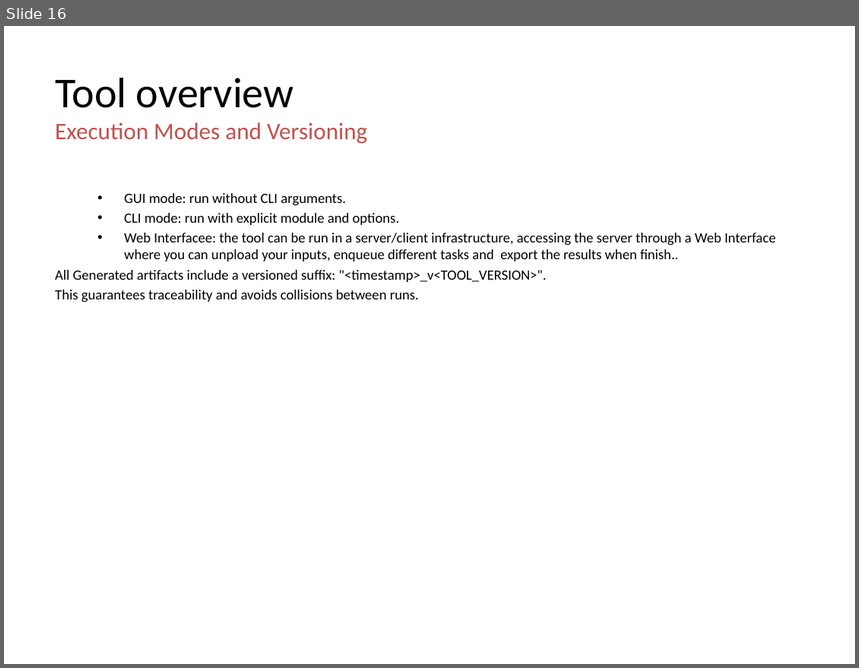
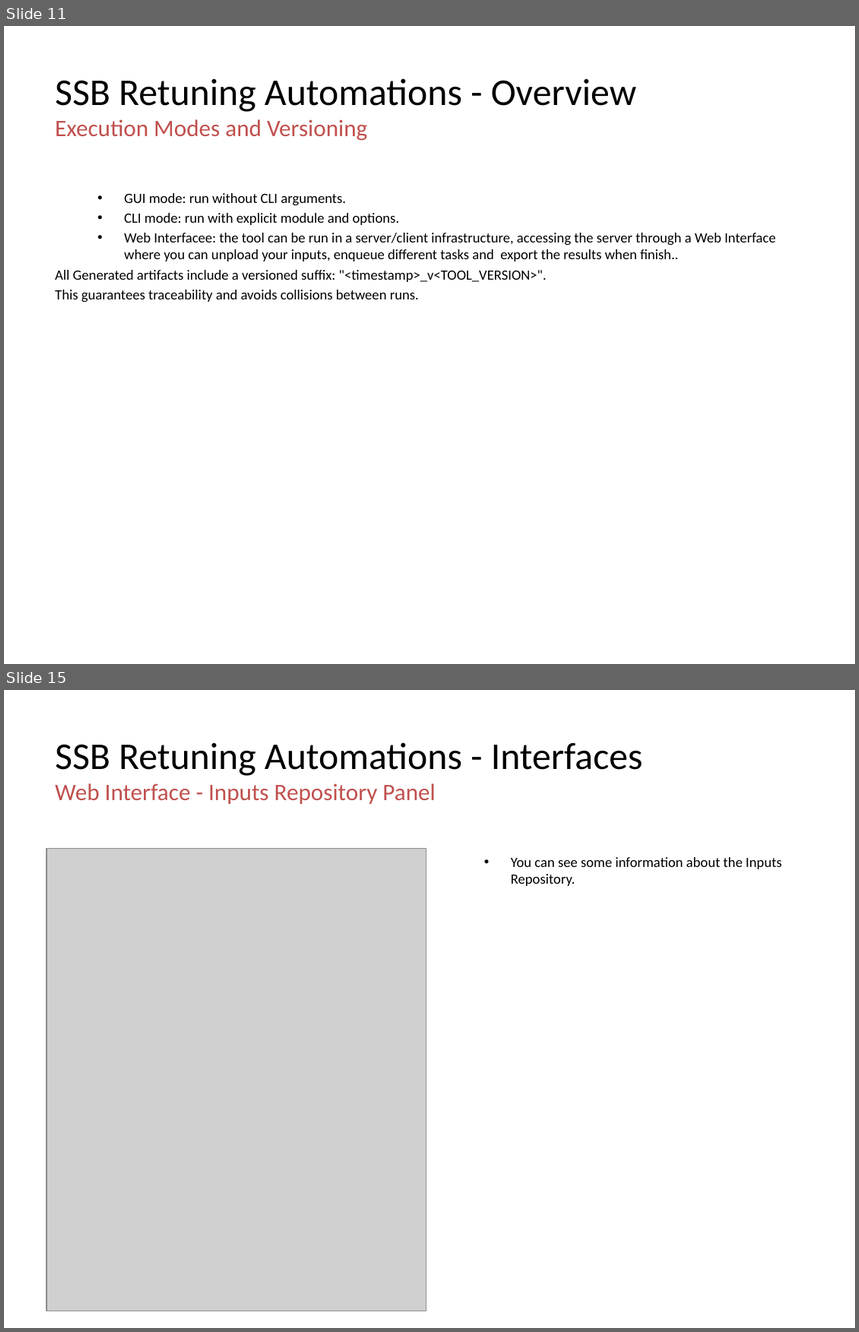
Before and after one commit to jaimetur/SSB_RetuningAutomations, a slide deck: help/User-Guide-SSB-Retuning-Automations-v0.7.6.pptx. Shown one above the other, each under a label of ours: slide 16 before the commit, slides 11 and 15 after it; the slides between them are not shown. The pictures are 859x668 and 859x1332 pixels, drawn with LibreOffice and Linux fonts; fonts in the diff are those of the drawing; grey boxes stand for pictures; background and template pictures are left out. Boxes give left, top, right and bottom in pixels: in the first picture for what was removed or moved away, otherwise in the second. Text is boxed around its words. In the diff, an @@ line names an element or a change of style, - is before the commit and + after.

Commit message:
- Enhanced the script to generate user guide from Markdown files to support images and links. - Updated Documentation to include `SSB Retuning Automations - Interfaces` section into the User Guide. - Adjusted PPT image layouts and placeholders by section.

```diff
--- a/help/User-Guide-SSB-Retuning-Automations-v0.7.6.pptx
+++ b/help/User-Guide-SSB-Retuning-Automations-v0.7.6.pptx
@@ slide 15 added at (4, 690, 855, 1328), background #FFFFFF @@
@@ title added at (55, 742, 643, 804), 20 pt, text #C0504D @@
+SSB Retuning Automations - Interfaces
+Web Interface - Inputs Repository Panel
@@ picture added at (47, 849, 427, 1312) @@
@@ text added at (511, 857, 782, 886), 12 pt, text #000000 @@
+  • You can see some information about the Inputs Repository.
@@ what was slide 16 is now slide 11 @@
@@ slide 11 changed as well @@
@@ title at (55, 78, 637, 112): text changed; size 36 to 32 pt @@
-Tool overview
+SSB Retuning Automations - Overview
```
Also in this commit, not shown: 54 other slides changed, 6 other slides added, 6 slides removed, 7 other files.
